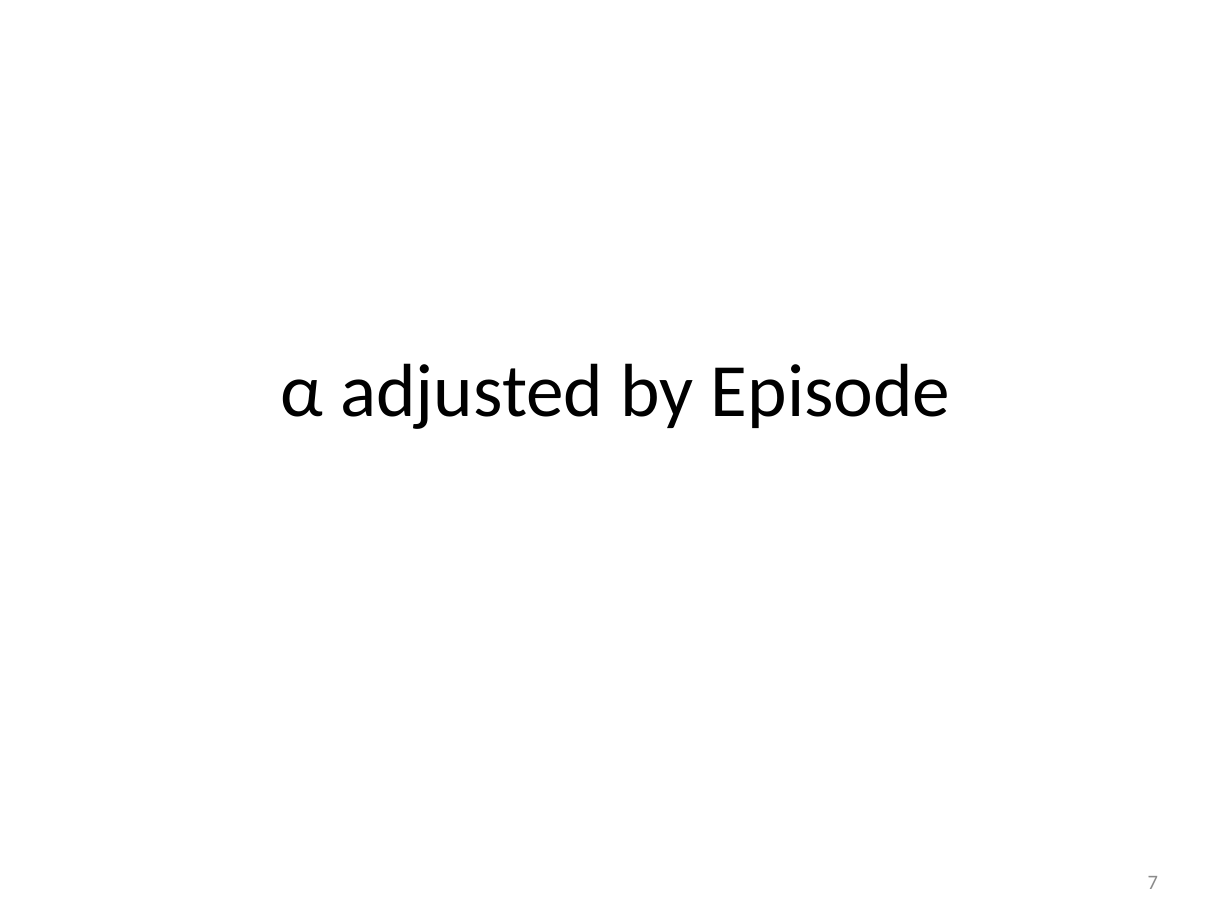
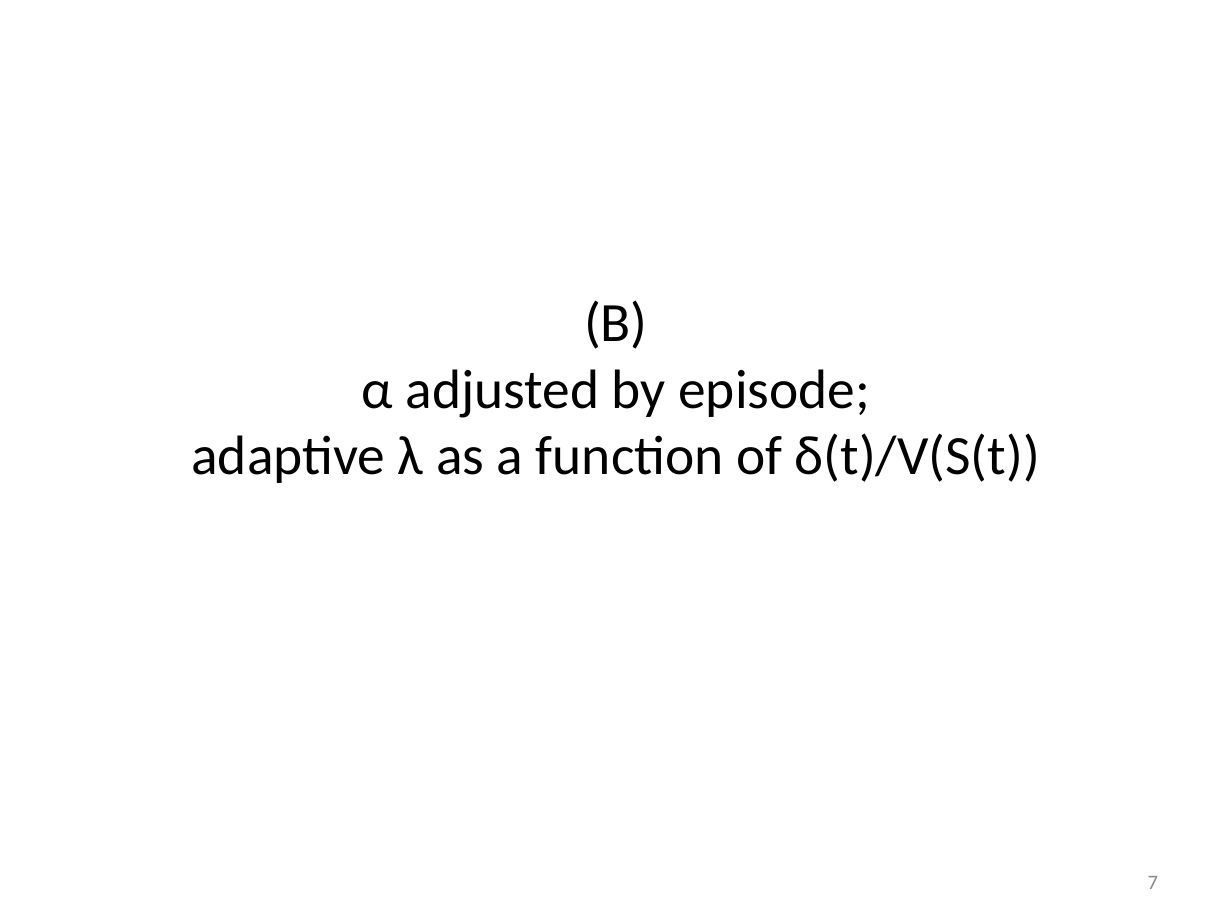
Before and after one commit to mastropi/RL, a slide deck: slide 7 of RL-001-MemoryManagement/results/202005May20-TestsTDLambda&AdaptiveTDLambda-1DGridworld.pptx. Drawn at 1232x924 pixels with LibreOffice and Linux fonts; fonts in the diff are those of the drawing. Boxes give left, top, right and bottom in pixels: in the first picture for what was removed or moved away, otherwise in the second. Text is boxed around its words. In the diff, an @@ line names an element or a change of style, - is before the commit and + after.

Commit message:
Definition of state-dependent lambda as a function of delta(t) relative to the average state value function
In addition:
- Updated the violinplot with better documentation and improved customization.
- Stored results as pickle and png files.
- Updated PPT with main results.

```diff
--- a/RL-001-MemoryManagement/results/202005May20-TestsTDLambda&AdaptiveTDLambda-1DGridworld.pptx
+++ b/RL-001-MemoryManagement/results/202005May20-TestsTDLambda&AdaptiveTDLambda-1DGridworld.pptx
@@ title at [191, 300, 1040, 483]: text changed; size 44 to 32.4 pt @@
-α adjusted by Episode
+(B)
+α adjusted by episode;
+adaptive λ as a function of δ(t)/V(S(t))
```
Also in this commit, not shown: 11 other slides changed, 11 slides added, 42 other files.
